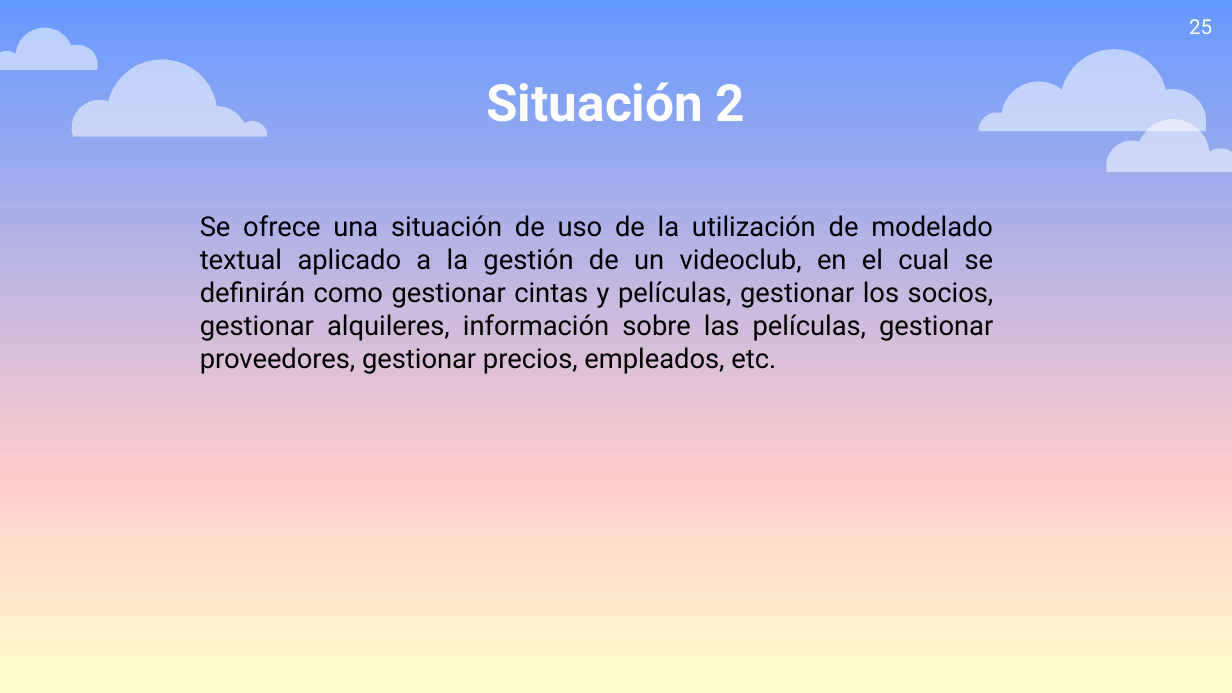
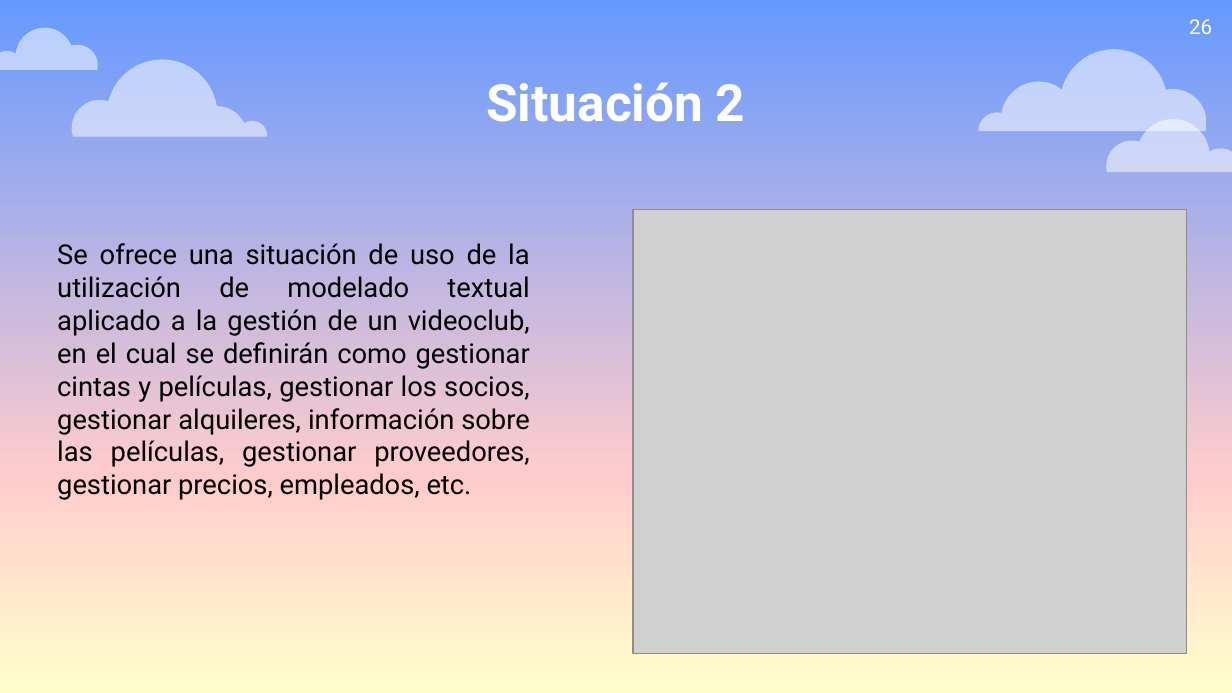
Before and after one commit to vizquierdouah/TG2, a slide deck: slide 26 of TG2_final.pptx (slide 25 before the commit). Drawn at 1232x693 pixels with LibreOffice and Linux fonts; fonts in the diff are those of the drawing; grey boxes stand for pictures. Boxes give left, top, right and bottom in pixels: in the first picture for what was removed or moved away, otherwise in the second. Text is boxed around its words. In the diff, an @@ line names an element or a change of style, - is before the commit and + after.

```diff
--- a/TG2_final.pptx
+++ b/TG2_final.pptx
@@ page number at [1189, 19, 1212, 34]: text changed @@
-25
+26
@@ picture added at [633, 209, 1188, 654] @@
@@ text "Se ofrece una situación de ..." rewrapped from [200, 215, 994, 374] to [57, 243, 530, 500] @@
```
Also in this commit, not shown: 3 other slides changed, 2 slides added, 1 slide removed.
